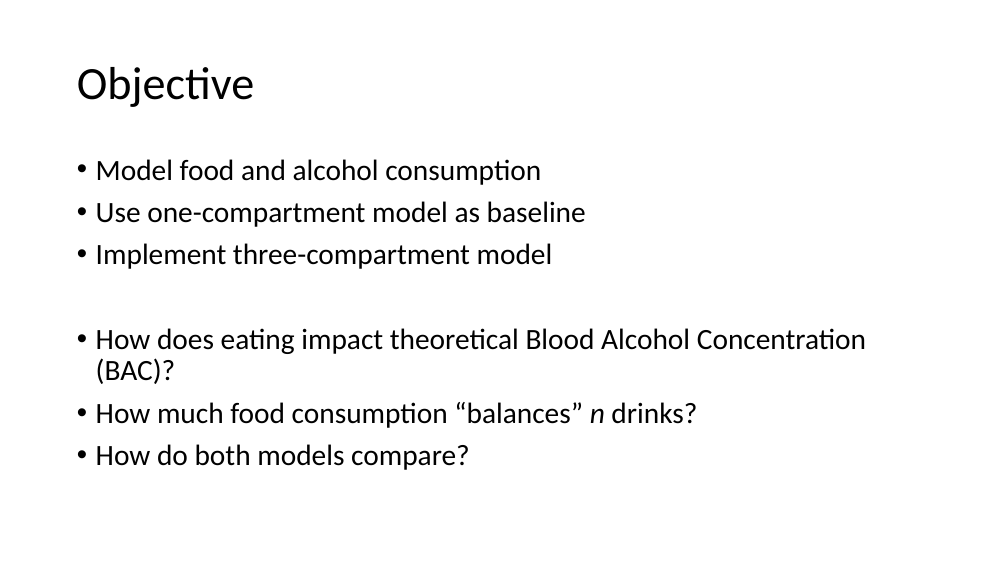
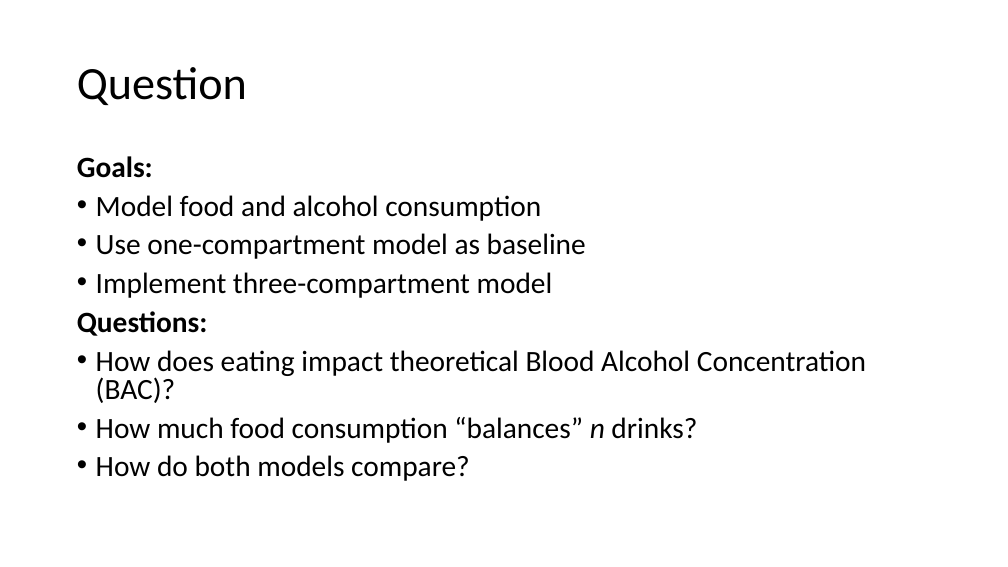
Before and after one commit to Utsav22G/bac_project, a slide deck: slide 2 of powerpoint.ppt.pptx. Drawn at 1008x567 pixels with LibreOffice and Linux fonts; fonts in the diff are those of the drawing. Boxes give left, top, right and bottom in pixels: in the first picture for what was removed or moved away, otherwise in the second. Text is boxed around its words. In the diff, an @@ line names an element or a change of style, - is before the commit and + after.

```diff
--- a/powerpoint.ppt.pptx
+++ b/powerpoint.ppt.pptx
@@ title at [77,67,247,105]: text changed @@
-Objective
+Question
@@ text at [77,156,153,178]: paragraph added @@
+Goals:
@@ text at [96,195,866,481]: line spacing 0.9 to 0.8 @@
@@ text at [77,311,208,336]: paragraph added @@
+Questions:
```
Also in this commit, not shown: 1 other slide changed, 2 slides added, 2 slides removed.
